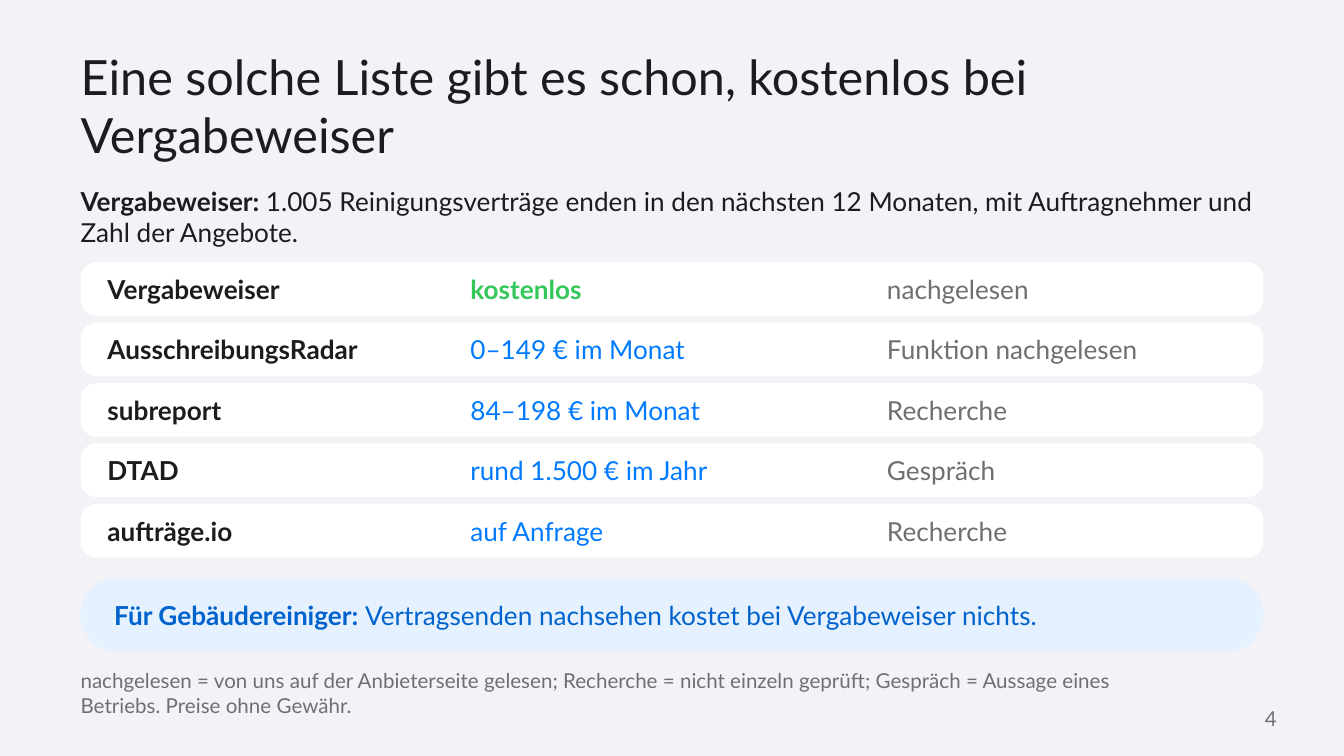
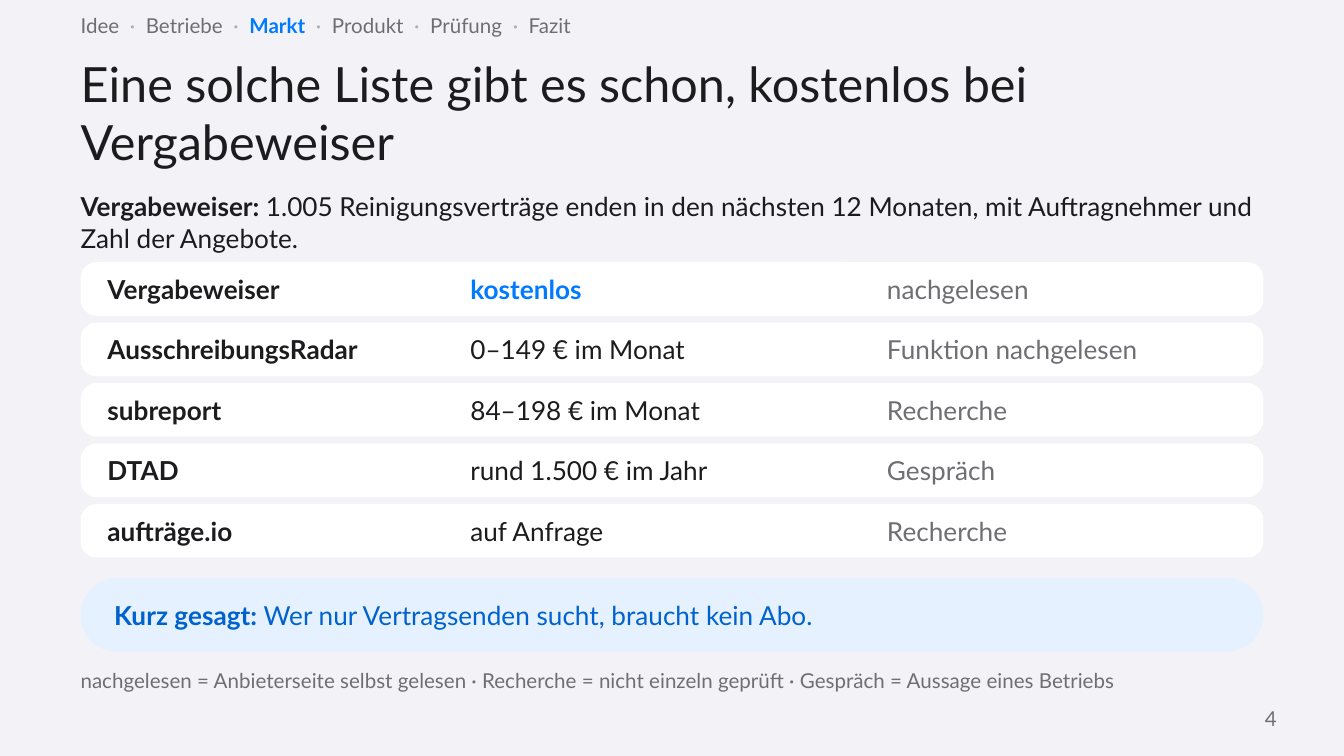
Before and after one commit to ludwigrichthammer9-web/vergabe_radar, a slide deck: slide 4 of docs/vortrag/vortrag_vergabe_radar.pptx. Drawn at 1344x756 pixels with LibreOffice and Linux fonts; fonts in the diff are those of the drawing. Boxes give left, top, right and bottom in pixels: in the first picture for what was removed or moved away, otherwise in the second. Text is boxed around its words. In the diff, an @@ line names an element or a change of style, - is before the commit and + after.

```diff
--- a/docs/vortrag/vortrag_vergabe_radar.pptx
+++ b/docs/vortrag/vortrag_vergabe_radar.pptx
@@ text added at bbox=[81, 17, 571, 37], 11 pt, text #6E6E73 @@
+Idee · Betriebe · Markt · Produkt · Prüfung · Fazit
@@ title "Eine solche Liste gibt es ...": place and size @@
-title "Eine solche Liste gibt es ..." at bbox=[81, 59, 1027, 162]
+title "Eine solche Liste gibt es ..." at bbox=[81, 66, 1027, 169]
@@ text "Vergabeweiser: 1.005 Reinigungsverträge enden in ...": place and size @@
-text "Vergabeweiser: 1.005 Reinigungsverträge enden in ..." at bbox=[81, 191, 1252, 247]
+text "Vergabeweiser: 1.005 Reinigungsverträge enden in ..." at bbox=[81, 196, 1252, 253]
@@ text "kostenlos" at bbox=[470, 279, 581, 300]: text colour #34C759 to #007AFF @@
@@ text colour #007AFF to #1C1C1E in 4 elements at bbox=[470, 340, 685, 359], bbox=[470, 401, 700, 421], bbox=[470, 460, 708, 481], bbox=[470, 522, 603, 545] @@
@@ text at bbox=[114, 605, 812, 630]: text changed @@
-Für Gebäudereiniger: Vertragsenden nachsehen kostet bei Vergabeweiser nichts.
+Kurz gesagt: Wer nur Vertragsenden sucht, braucht kein Abo.
@@ text at bbox=[81, 673, 1114, 692]: text changed @@
-nachgelesen = von uns auf der Anbieterseite gelesen; Recherche = nicht einzeln geprüft; Gespräch = Aussage eines Betriebs. Preise ohne Gewähr.
+nachgelesen = Anbieterseite selbst gelesen · Recherche = nicht einzeln geprüft · Gespräch = Aussage eines Betriebs
```
Also in this commit, not shown: 8 other slides changed, 4 slides added, 3 slides removed, 2 other files.
